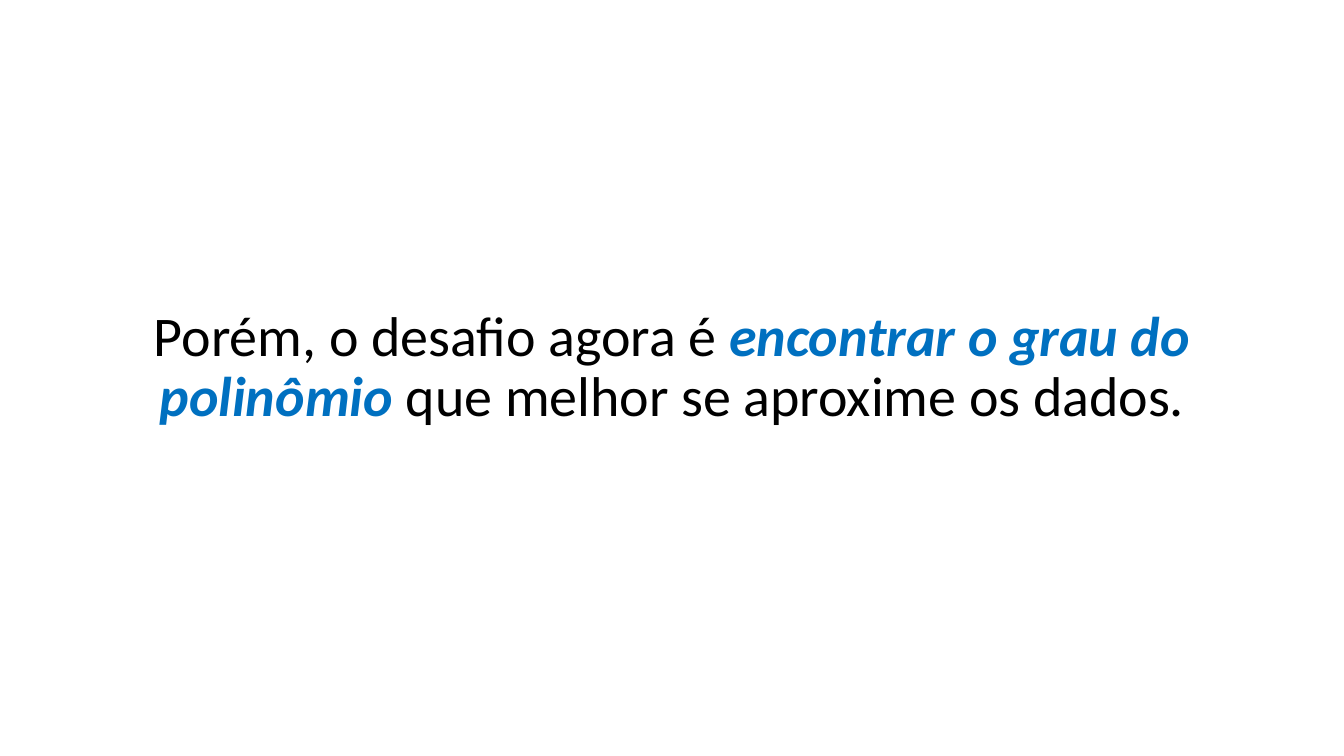
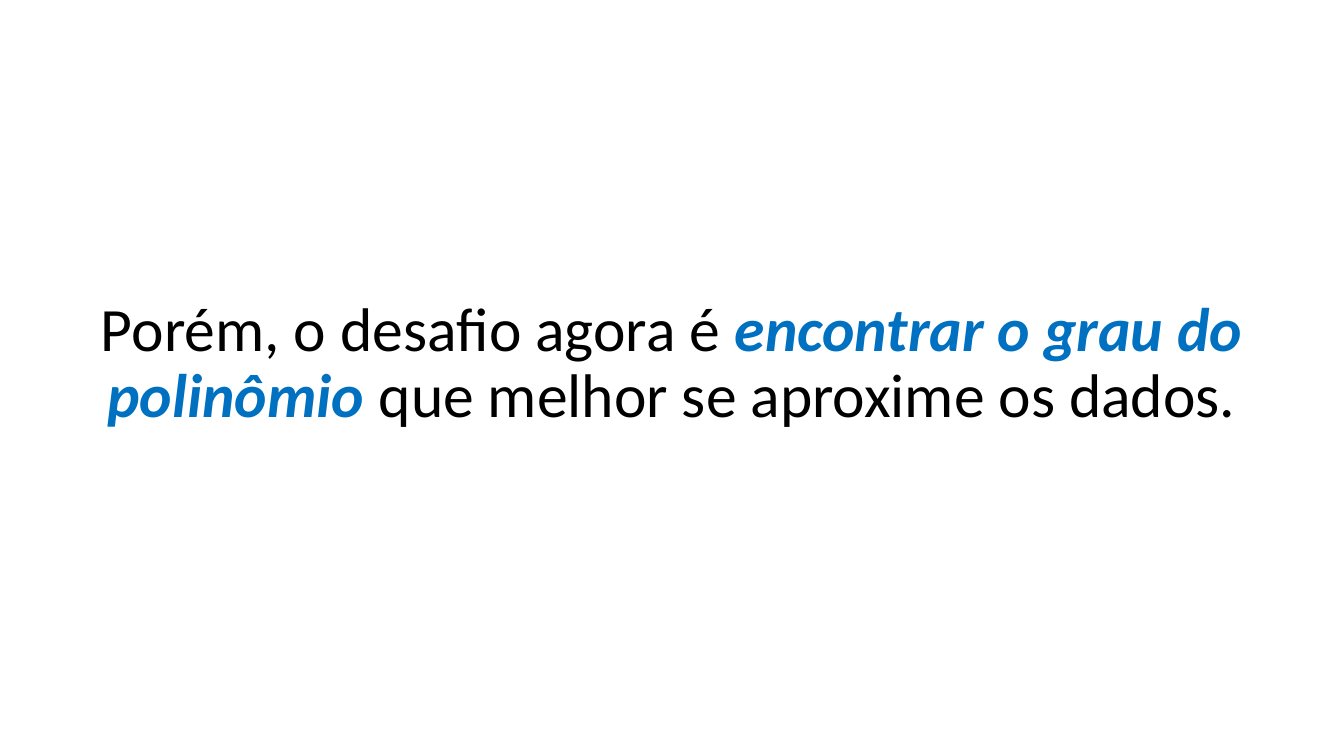
Before and after one commit to zz4fap/t319_aprendizado_de_maquina, a slide deck: slide 22 of slides/T319_Regressão_Linear (Parte IV).pptx. Drawn at 1344x756 pixels with LibreOffice and Linux fonts; fonts in the diff are those of the drawing. Boxes give left, top, right and bottom in pixels: in the first picture for what was removed or moved away, otherwise in the second. Text is boxed around its words. In the diff, an @@ line names an element or a change of style, - is before the commit and + after.

```diff
--- a/slides/T319_Regressão_Linear (Parte IV).pptx
+++ b/slides/T319_Regressão_Linear (Parte IV).pptx
@@ text "Porém, o desafio agora é ...": place and size @@
-text "Porém, o desafio agora é ..." at [154, 316, 1190, 425]
+text "Porém, o desafio agora é ..." at [101, 307, 1242, 427]
@@ text "Porém, o desafio agora é ..." at [101, 307, 1242, 427]: size 40 to 44 pt @@
```
Also in this commit, not shown: 1 other slide changed.
